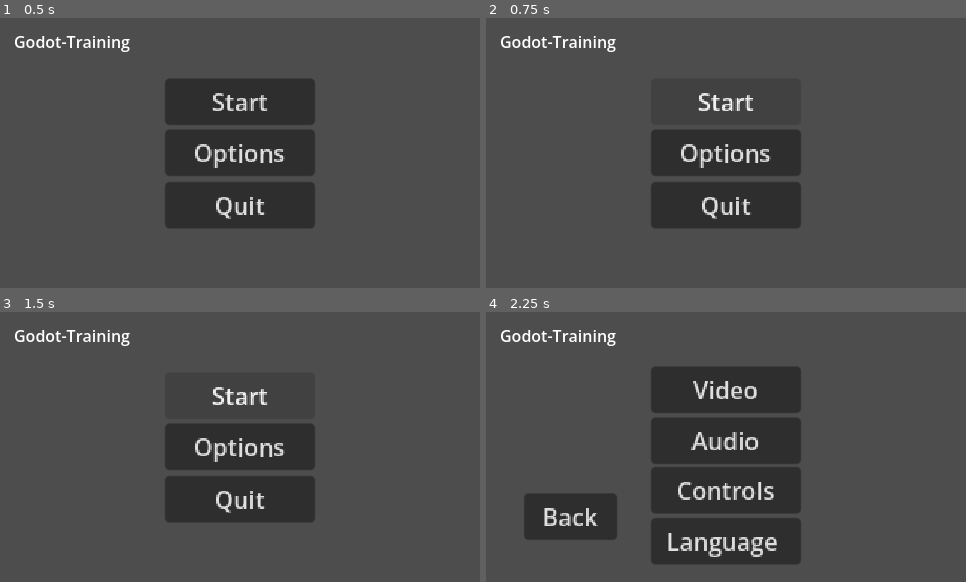
Above: before the commit, frames 1-4 (two rows, left to right).
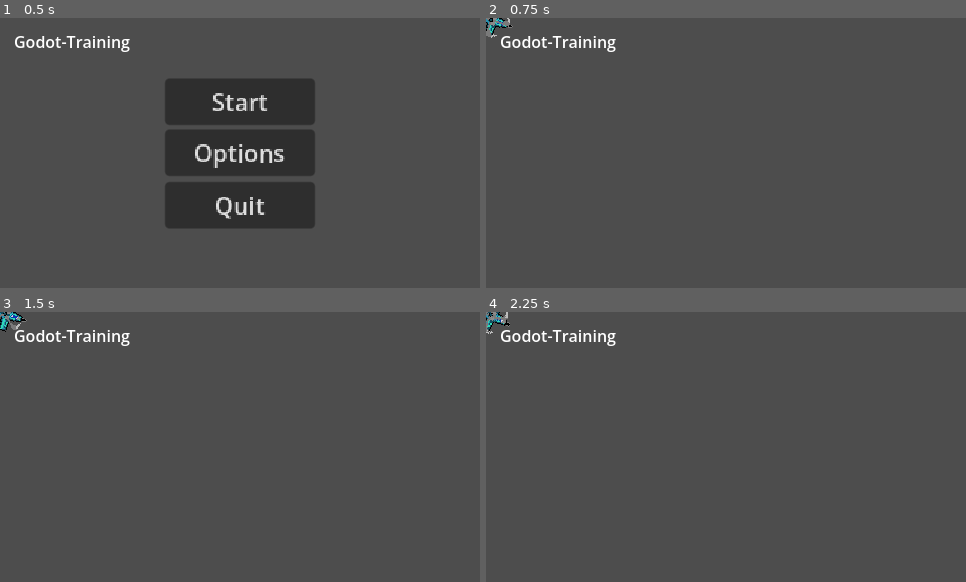
Above: after the commit, the same moments.

Repository: Aceralot/Shots-Fired
Game: Godot game, scene res://Objects/UI/MainMenu.tscn
Two runs of this game, one before a commit and one after it. Both use one fixed random seed, a clock stepped at 60 frames per second and the inputs below.
Inputs (mouse positions are in pixels of both pictures, inside the frame that each line leads up to):
- Up to frame 1 (0.5 s): no input
- Up to frame 2 (0.75 s): click "Start" at 0.5 s
- Up to frame 3 (1.5 s): click (240, 395) at 1.25 s, where only the run before the commit has a clickable "Start"
- Up to frame 4 (2.25 s): click (726, 447) at 2 s, where only the run before the commit has a clickable "Options"

Frame 1 is identical in both runs. In frame 2, 11% of the frame differs, in the area x 0-66%, y 0-78%; in frame 3, 11%; in frame 4, 24%, in the area x 0-66%, y 0-94%.

Commit message:
Major UI Script BUG FIX
Start now Starts the game and quit now quits the game!

Diff:
--- a/Objects/Entity/Bullet.tscn
+++ b/Objects/Entity/Bullet.tscn
@@ -29,17 +29,19 @@
 radius = 1.1998227
 height = 11.477935
 
-[node name="Bullets" type="Node2D"]
+[node name="Bullets" type="Node2D" unique_id=1221549464]
 top_level = true
 light_mask = 0
 visibility_layer = 3
 rotation = 1.5707964
+scale = Vector2(0.3, 0.3)
 
-[node name="Area2D" type="Area2D" parent="."]
+[node name="Area2D" type="Area2D" parent="." unique_id=93782271]
 rotation = 1.5536052
+scale = Vector2(0.3, 0.3)
 script = ExtResource("1_jljt2")
 
-[node name="Bullet" type="AnimatedSprite2D" parent="Area2D"]
+[node name="Bullet" type="AnimatedSprite2D" parent="Area2D" unique_id=333277347]
 texture_filter = 1
 rotation = 3.1591246
 sprite_frames = SubResource("SpriteFrames_1nna1")
@@ -47,7 +49,7 @@
 autoplay = "Bullet"
 frame_progress = 0.4990378
 
-[node name="CollisionShape2D" type="CollisionShape2D" parent="Area2D"]
+[node name="CollisionShape2D" type="CollisionShape2D" parent="Area2D" unique_id=137294543]
 position = Vector2(-0.3, 0)
 rotation = 1.5831441
 scale = Vector2(5, 5)
--- a/Objects/Entity/player.tscn
+++ b/Objects/Entity/player.tscn
@@ -8,7 +8,7 @@
 
 var health = 100.0
 
-@export var SPEED = 300.0
+@export var SPEED = 100
 
 signal health_depleted
 
@@ -97,10 +97,10 @@
 corner_radius_bottom_right = 8
 corner_radius_bottom_left = 8
 
-[node name="Player" type="CharacterBody2D"]
+[node name="Player" type="CharacterBody2D" unique_id=41667982]
 script = SubResource("GDScript_av3cl")
 
-[node name="Sprite2D" type="AnimatedSprite2D" parent="."]
+[node name="Sprite2D" type="AnimatedSprite2D" parent="." unique_id=68806775]
 texture_filter = 1
 rotation = 1.5707964
 scale = Vector2(0.1, 0.1)
@@ -108,23 +108,23 @@
 animation = &"idle"
 autoplay = "idle"
 
-[node name="CollisionShape2D" type="CollisionShape2D" parent="."]
+[node name="CollisionShape2D" type="CollisionShape2D" parent="." unique_id=597745582]
 shape = SubResource("CircleShape2D_av3cl")
 
-[node name="AnimationPlayer" type="AnimationPlayer" parent="."]
+[node name="AnimationPlayer" type="AnimationPlayer" parent="." unique_id=1455630058]
 
-[node name="Gun" parent="." instance=ExtResource("2_om7p1")]
+[node name="Gun" parent="." unique_id=639567379 instance=ExtResource("2_om7p1")]
 position = Vector2(165, 1.0000001)
 scale = Vector2(5, 5)
 
-[node name="HitBox" type="Area2D" parent="."]
+[node name="HitBox" type="Area2D" parent="." unique_id=1572353922]
 modulate = Color(1, 1, 1, 0.49995005)
 
-[node name="CollisionShape2D" type="CollisionShape2D" parent="HitBox"]
+[node name="CollisionShape2D" type="CollisionShape2D" parent="HitBox" unique_id=761902779]
 position = Vector2(-1, 0.5)
 shape = SubResource("RectangleShape2D_av3cl")
 
-[node name="ProgressBar" type="ProgressBar" parent="."]
+[node name="ProgressBar" type="ProgressBar" parent="." unique_id=1175254099]
 unique_name_in_owner = true
 offset_left = -108.00001
 offset_top = -102.0
--- a/Objects/UI/MainMenu.tscn
+++ b/Objects/UI/MainMenu.tscn
@@ -6,7 +6,7 @@
 [ext_resource type="Script" uid="uid://2mxdmrwb6p25" path="res://Scripts/UI/Language.gd" id="4_hjnax"]
 [ext_resource type="Script" uid="uid://dc68rv8fur4n7" path="res://Scripts/UI/controls.gd" id="4_ne2t5"]
 
-[node name="MainMenu" type="Control" unique_id=1115050847 node_paths=PackedStringArray("menu", "main_settings", "video_settings", "audio_settings", "controls_settings", "language_settings", "back_button", "settings_button", "video_button", "audio_button", "controls_button", "language_button")]
+[node name="MainMenu" type="Control" unique_id=1115050847 node_paths=PackedStringArray("menu", "start", "main_settings", "video_settings", "audio_settings", "controls_settings", "language_settings", "back_button", "quit", "settings_button", "video_button", "audio_button", "controls_button", "language_button")]
 texture_filter = 1
 layout_mode = 3
 anchors_preset = 15
@@ -19,12 +19,14 @@
 size_flags_horizontal = 4
 script = ExtResource("1_hhbtw")
 menu = NodePath("Menu")
+start = NodePath("Menu/Control/Start")
 main_settings = NodePath("Settings")
 video_settings = NodePath("Video")
 audio_settings = NodePath("Audio")
 controls_settings = NodePath("Controls")
 language_settings = NodePath("Language")
 back_button = NodePath("Back")
+quit = NodePath("Menu/Control3/Quit")
 settings_button = NodePath("Menu/Control2/Options")
 video_button = NodePath("Settings/Control/Video")
 audio_button = NodePath("Settings/Control2/Audio")
@@ -32,6 +34,7 @@
 language_button = NodePath("Settings/Control4/Language")
 
 [node name="Menu" type="VBoxContainer" parent="." unique_id=1538954016]
+visible = false
 custom_minimum_size = Vector2(100, 100)
 layout_mode = 1
 anchors_preset = 8
@@ -191,10 +194,10 @@
 anchor_top = 0.5
 anchor_right = 0.5
 anchor_bottom = 0.5
-offset_left = -82.5
-offset_top = -75.0
-offset_right = 82.5
-offset_bottom = 75.0
+offset_left = -223.33334
+offset_top = -119.99998
+offset_right = -58.333344
+offset_bottom = 30.00003
 grow_horizontal = 2
 grow_vertical = 2
 scale = Vector2(5, 5)
--- a/Scenes/Prototyping/PlayerMoveAndShoot.tscn
+++ b/Scenes/Prototyping/PlayerMoveAndShoot.tscn
@@ -1,7 +1,8 @@
-[gd_scene load_steps=2 format=3 uid="uid://dsicb2whuo56t"]
+[gd_scene format=3 uid="uid://dsicb2whuo56t"]
 
 [ext_resource type="PackedScene" uid="uid://0lkxrnsn52p1" path="res://Objects/Entity/player.tscn" id="1_c8dw4"]
 
-[node name="PlayerMoveAndeShoot" type="Node2D"]
+[node name="PlayerMoveAndeShoot" type="Node2D" unique_id=601668157]
+scale = Vector2(0.3, 0.3)
 
-[node name="Player" parent="." instance=ExtResource("1_c8dw4")]
+[node name="Player" parent="." unique_id=1434308619 instance=ExtResource("1_c8dw4")]
--- a/Scripts/UI/Videoscript.gd
+++ b/Scripts/UI/Videoscript.gd
@@ -18,10 +18,10 @@
 
 	load_current_settings()
 
-	resolution_option.item_selected.connect(_on_resolution_selected)
-	fullscreen_check.toggled.connect(_on_fullscreen_toggled)
-	borderless_check.toggled.connect(_on_borderless_toggled)
-	vsync_check.toggled.connect(_on_vsync_toggled)
+	resolution_option.item_selected.connect( _on_resolution_selected )
+	fullscreen_check.toggled.connect( _on_fullscreen_toggled )
+	borderless_check.toggled.connect( _on_borderless_toggled )
+	vsync_check.toggled.connect( _on_vsync_toggled )
 
 func load_current_settings():
 	var mode = DisplayServer.window_get_mode()
@@ -42,16 +42,20 @@
 	var parts = text.split("x")
 	if parts.size() == 2:
 		DisplayServer.window_set_size(Vector2i(int(parts[0]), int(parts[1])))
+		print("Resolution Selected")
 
 func _on_fullscreen_toggled(enabled: bool):
 	if enabled:
 		DisplayServer.window_set_mode(DisplayServer.WINDOW_MODE_FULLSCREEN)
 	else:
 		DisplayServer.window_set_mode(DisplayServer.WINDOW_MODE_WINDOWED)
+		print("Fullscreen Toggled")
 
 func _on_borderless_toggled(enabled: bool):
 	DisplayServer.window_set_flag(DisplayServer.WINDOW_FLAG_BORDERLESS, enabled)
+	print("Borderless Toggled")
 
 func _on_vsync_toggled(enabled: bool):
 	var mode = DisplayServer.VSYNC_ENABLED if enabled else DisplayServer.VSYNC_DISABLED
 	DisplayServer.window_set_vsync_mode(mode)
+	print("VSYNC Toggled")
--- a/Scripts/UI/mainmenu.gd
+++ b/Scripts/UI/mainmenu.gd
@@ -1,12 +1,14 @@
 extends Control
 
 @export var menu: VBoxContainer
+@export var start: Button
 @export var main_settings: VBoxContainer
 @export var video_settings: VBoxContainer
 @export var audio_settings: VBoxContainer
 @export var controls_settings: VBoxContainer
 @export var language_settings: VBoxContainer
 @export var back_button: Button
+@export var quit: Button
 
 @export var settings_button : Button
 @export var video_button: Button
@@ -22,12 +24,14 @@
 	_show_panel(menu)
 	_update_back_button()
 
+	start.pressed.connect( _on_start_pressed )
 	back_button.pressed.connect(_on_back_pressed)
 	settings_button.pressed.connect(_navigate_to.bind(main_settings))
 	video_button.pressed.connect(_navigate_to.bind(video_settings))
 	audio_button.pressed.connect(_navigate_to.bind(audio_settings))
 	controls_button.pressed.connect(_navigate_to.bind(controls_settings))
 	language_button.pressed.connect(_navigate_to.bind(language_settings))
+	quit.pressed.connect( _on_quit_pressed )
 
 func _show_panel(panel: Control):
 	panel.visible = true
@@ -58,6 +62,6 @@
 	get_tree().quit()
 
 
-func _on_start_pressed():
-	get_tree().change_scene_to_file("res://Scenes/Prototyping/LevelDesign.tscn")
-	pass # Replace with function body.
+func _on_start_pressed() -> void:
+	get_tree().change_scene_to_file("res://Scenes/Prototyping/PlayerMoveAndShoot.tscn")
+	print("changed Scene") # Replace with function body.
--- a/project.godot
+++ b/project.godot
@@ -85,9 +85,8 @@
 "path": "res://Scripts/player_area_2d.gd",
 "type": "file"
 }, {
-"column": 24,
-"current": true,
-"line": 18,
+"column": 28,
+"line": 44,
 "path": "res://Scripts/UI/Videoscript.gd",
 "type": "file"
 }, {
@@ -107,6 +106,7 @@
 "type": "file"
 }, {
 "column": 0,
+"current": true,
 "line": 0,
 "path": "res://Scripts/UI/mainmenu.gd",
 "type": "file"
Not shown: 1 places in Objects/Entity/Bullet.tscn that only renumber resources
Not shown: 1 places in Objects/Entity/player.tscn that only renumber resources
